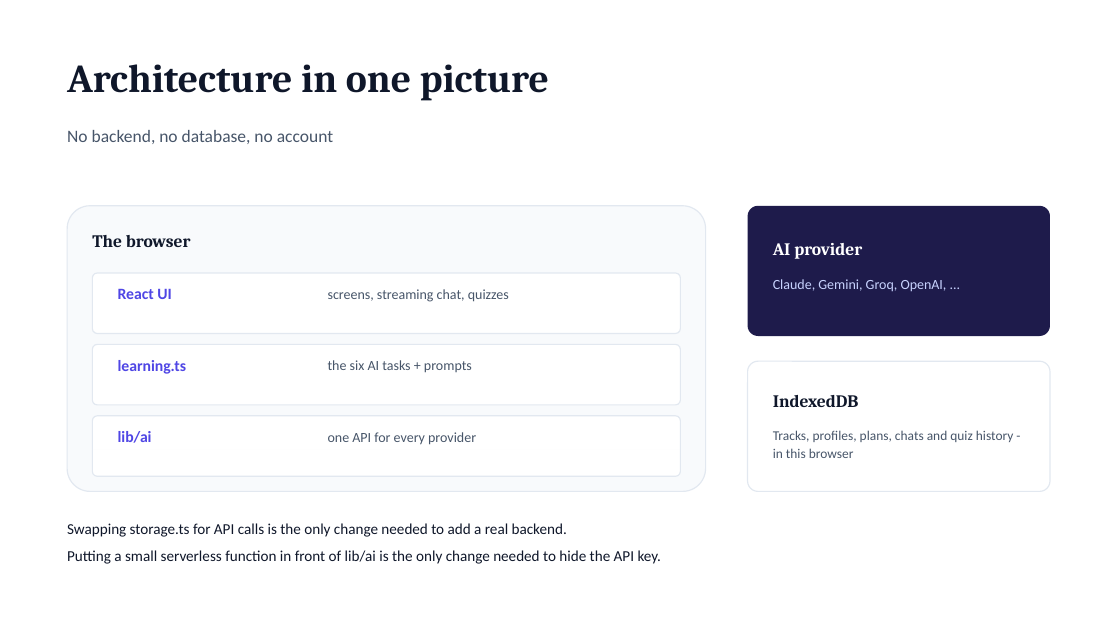
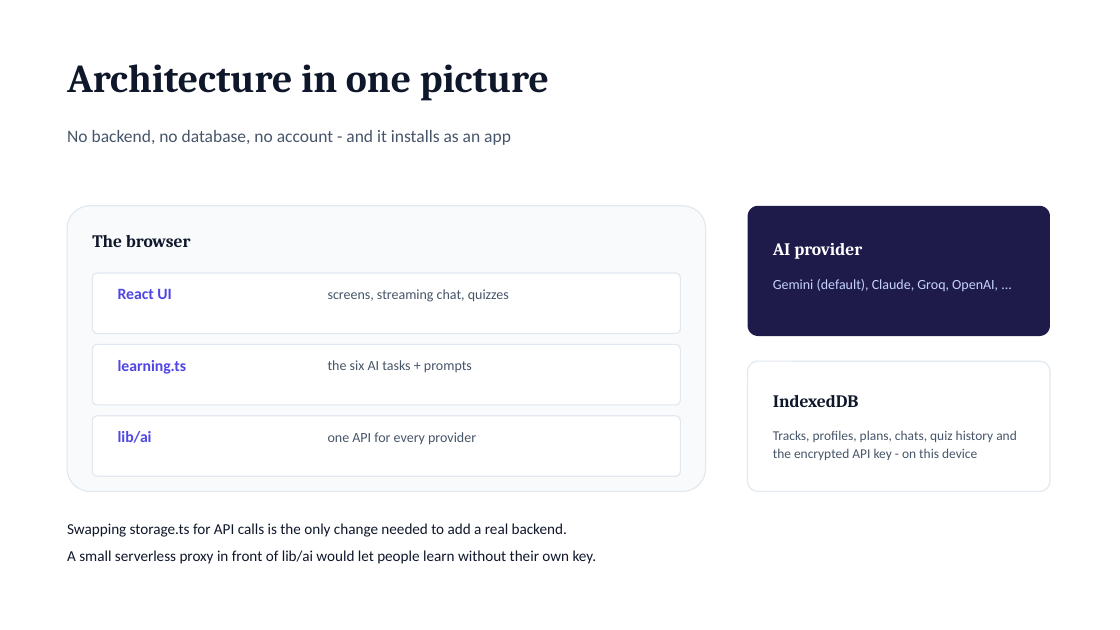
Before and after one commit to sohelPathanHarbinger/skill_path, a slide deck: slide 12 of docs/SkillPath-Presentation.pptx. Drawn at 1120x630 pixels with LibreOffice and Linux fonts; fonts in the diff are those of the drawing. Boxes give left, top, right and bottom in pixels: in the first picture for what was removed or moved away, otherwise in the second. Text is boxed around its words. In the diff, an @@ line names an element or a change of style, - is before the commit and + after.

Commit message:
feat: add PWA support with install prompt and offline capabilities
- Implemented AppMenu component for navigation and settings
- Added AppStatus component to display online/offline status and update notices
- Created BackupPanel for downloading and restoring user data
- Developed InfoPages for About, How to Use, and Disclaimer sections
- Introduced hooks for handling install prompts and online status
- Added app information module for versioning and developer details
- Implemented backup and restore functionality for user tracks
- Secured API keys with encryption for enhanced privacy

```diff
--- a/docs/SkillPath-Presentation.pptx
+++ b/docs/SkillPath-Presentation.pptx
@@ text at box(67, 130, 511, 145): text changed @@
-No backend, no database, no account
+No backend, no database, no account - and it installs as an app
@@ text at box(773, 279, 998, 291): text changed @@
-Claude, Gemini, Groq, OpenAI, ...
+Gemini (default), Claude, Groq, OpenAI, ...
@@ text at box(773, 430, 1017, 460): text changed @@
-Tracks, profiles, plans, chats and quiz history - in this browser
+Tracks, profiles, plans, chats, quiz history and the encrypted API key - on this device
@@ text at box(67, 550, 597, 564): text changed @@
-Putting a small serverless function in front of lib/ai is the only change needed to hide the API key.
+A small serverless proxy in front of lib/ai would let people learn without their own key.
```
Also in this commit, not shown: 7 other slides changed, 1 slide added, 39 other files.
